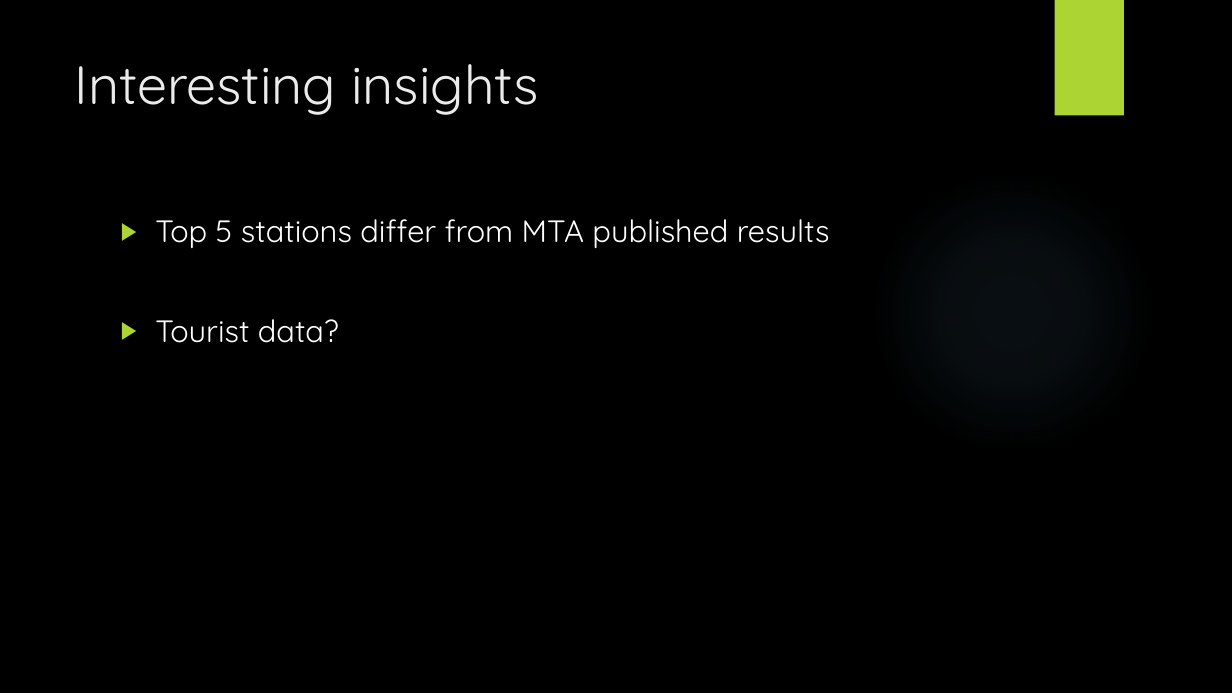
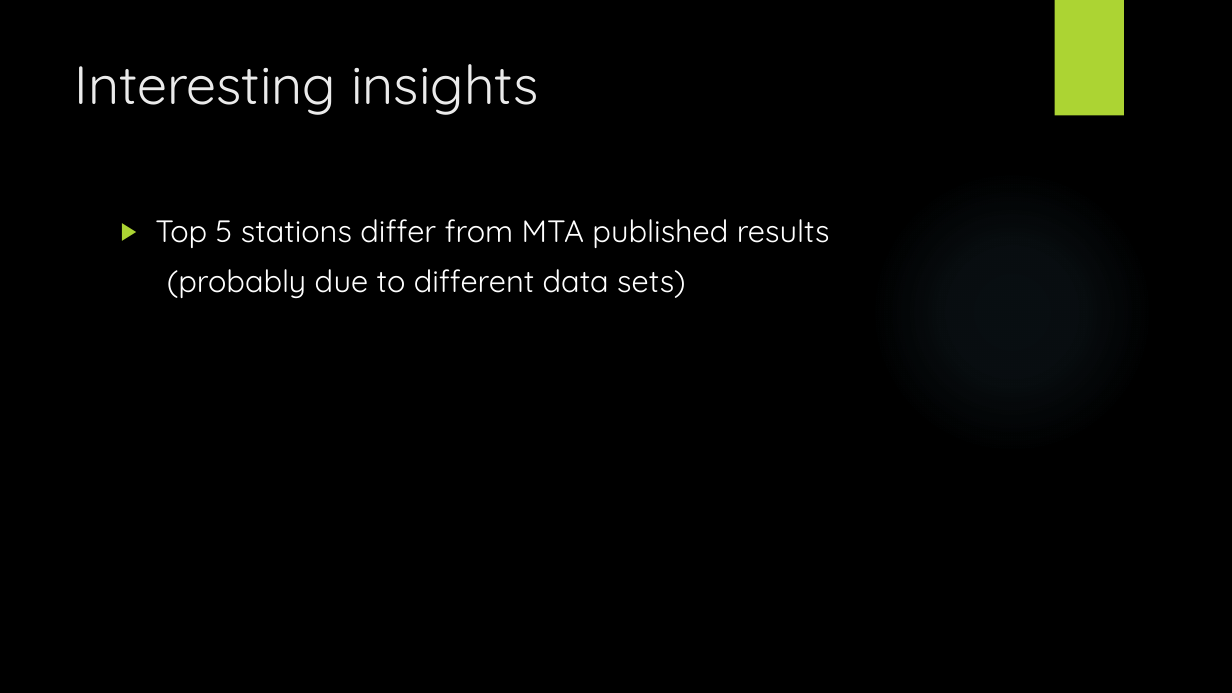
Before and after one commit to JNYH/projectbenson, a slide deck: slide 14 of OptimizeStreetTeamDeployment.pptx. Drawn at 1232x693 pixels with LibreOffice and Linux fonts; fonts in the diff are those of the drawing; background and template pictures are left out. Boxes give left, top, right and bottom in pixels: in the first picture for what was removed or moved away, otherwise in the second. Text is boxed around its words. In the diff, an @@ line names an element or a change of style, - is before the commit and + after.

```diff
--- a/OptimizeStreetTeamDeployment.pptx
+++ b/OptimizeStreetTeamDeployment.pptx
@@ text at <box>167,269,686,298</box>: text changed @@
-▶ Tourist data?
+(probably due to different data sets)
```
Also in this commit, not shown: 7 other slides changed, 1 slide added.
